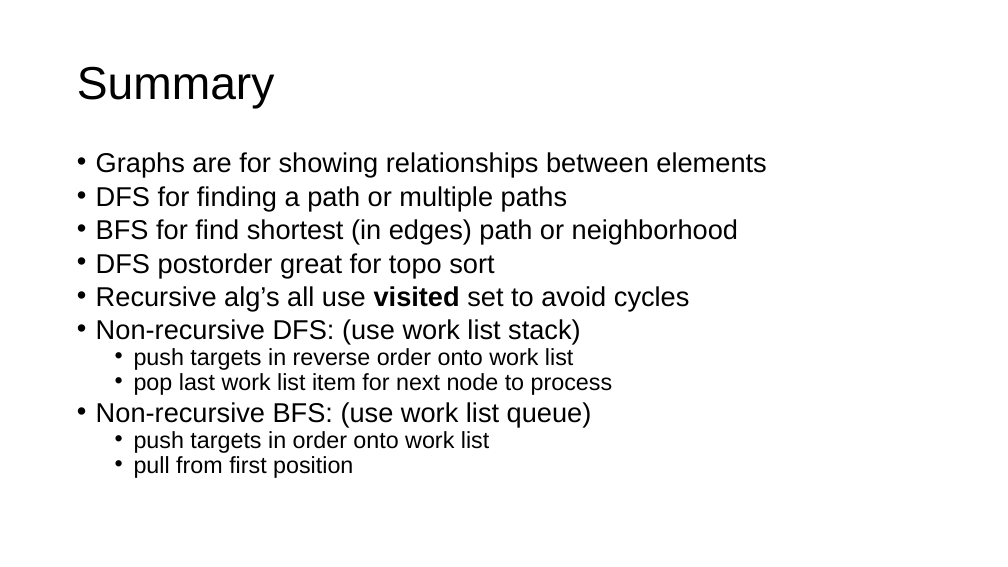
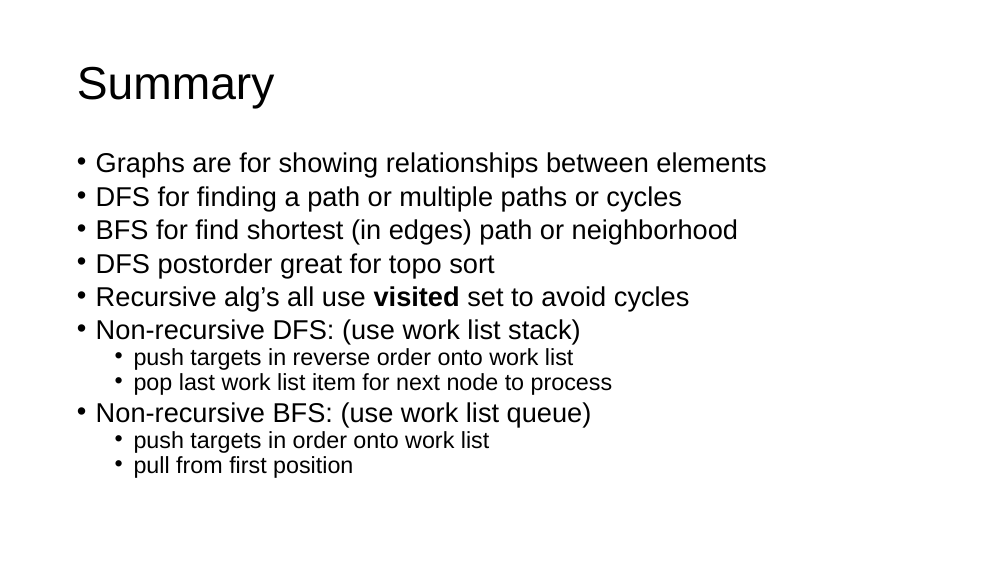
Before and after one commit to parrt/msds689, a slide deck: slide 25 of notes/graphs.pptx (slide 24 before the commit). Drawn at 1008x567 pixels with LibreOffice and Linux fonts; fonts in the diff are those of the drawing; background and template pictures are left out. Boxes give left, top, right and bottom in pixels: in the first picture for what was removed or moved away, otherwise in the second. Text is boxed around its words. In the diff, an @@ line names an element or a change of style, - is before the commit and + after.

```diff
--- a/notes/graphs.pptx
+++ b/notes/graphs.pptx
@@ text at bbox=[96, 186, 682, 211]: text changed @@
-• DFS for finding a path or multiple paths
+• DFS for finding a path or multiple paths or cycles
```
Also in this commit, not shown: 15 other slides changed, 3 slides added, 1 slide removed, 2 other files.
